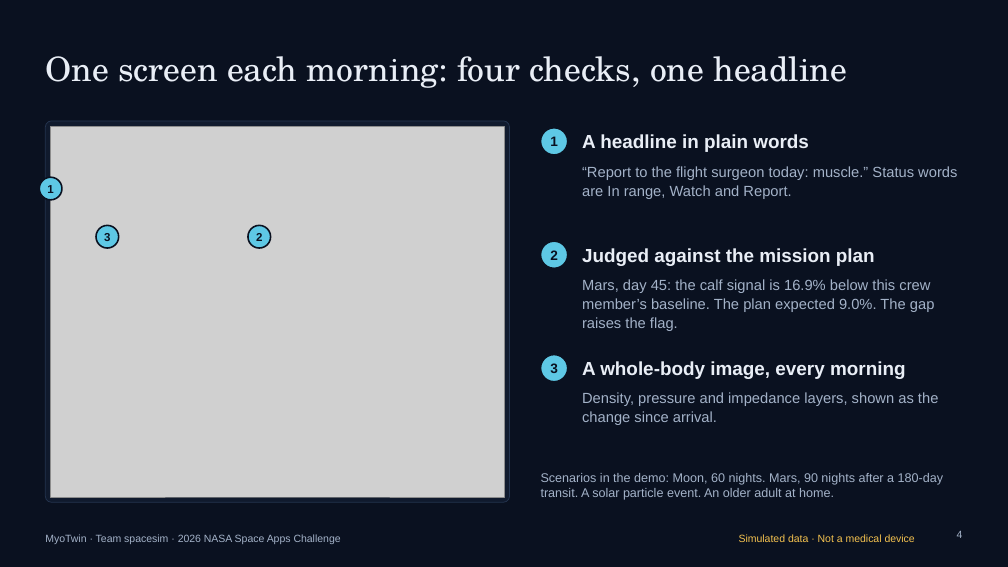
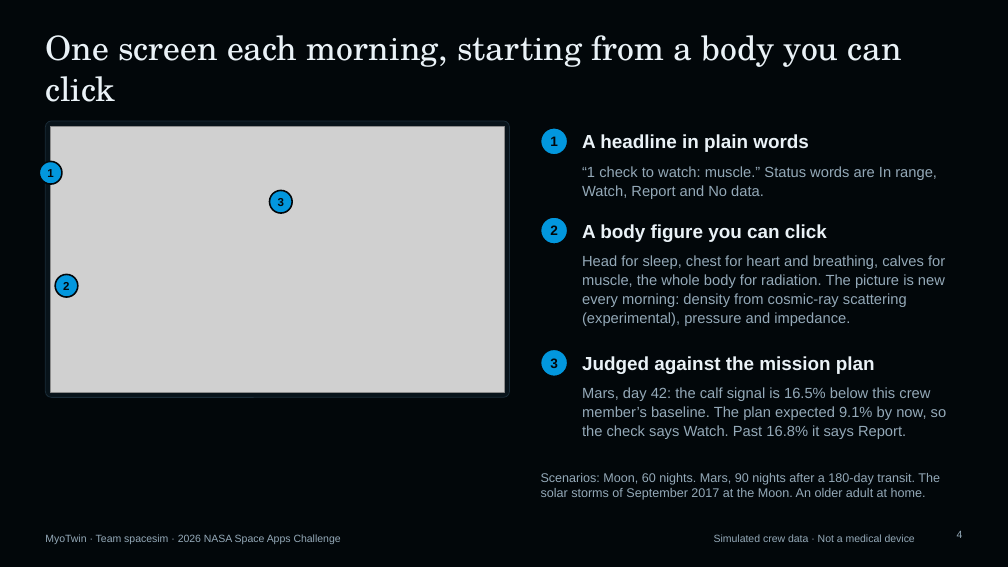
Before and after one commit to KAODB/myotwin, a slide deck: slide 4 of demo/slides/MyoTwin-demo.pptx. Drawn at 1008x567 pixels with LibreOffice and Linux fonts; fonts in the diff are those of the drawing; grey boxes stand for pictures. Boxes give left, top, right and bottom in pixels: in the first picture for what was removed or moved away, otherwise in the second. Text is boxed around its words. In the diff, an @@ line names an element or a change of style, - is before the commit and + after.

```diff
--- a/demo/slides/MyoTwin-demo.pptx
+++ b/demo/slides/MyoTwin-demo.pptx
@@ background #0A1120 to #02070A @@
@@ title at [45, 35, 902, 102]: text changed; text colour #E9EEF6 to #EAF2F7 @@
-One screen each morning: four checks, one headline
+One screen each morning, starting from a body you can click
@@ rounded rectangle: place and size @@
-rounded rectangle at [45, 121, 510, 502]
+rounded rectangle at [45, 121, 510, 398]
@@ rounded rectangle at [45, 121, 510, 398]: fill #101A2D to #08131A; outline #24344F 0.75 pt to #1A2C38 0.75 pt; proportions changed @@
@@ picture: place and size @@
-picture at [51, 126, 504, 497]
+picture at [51, 126, 504, 392]
@@ text "A headline in plain words" at [582, 134, 809, 152]: text colour #E9EEF6 to #EAF2F7 @@
@@ ellipse "1": place and size @@
-ellipse "1" at [39, 177, 62, 200]
+ellipse "1" at [39, 162, 62, 185]
@@ text at [582, 166, 937, 199]: text changed; text colour #A3B2C8 to #94A9B8 @@
-“Report to the flight surgeon today: muscle.” Status words are In range, Watch and Report.
+“1 check to watch: muscle.” Status words are In range, Watch, Report and No data.
@@ ellipse "3": place and size @@
-ellipse "3" at [96, 225, 119, 248]
+ellipse "3" at [269, 191, 292, 213]
@@ ellipse "2": place and size @@
-ellipse "2" at [541, 241, 568, 268]
+ellipse "2" at [541, 217, 568, 244]
@@ text added at [582, 224, 827, 242], 18 pt, text #EAF2F7, bold @@
+A body figure you can click
@@ text at [582, 255, 945, 326]: text changed; text colour #A3B2C8 to #94A9B8 @@
-Mars, day 45: the calf signal is 16.9% below this crew member’s baseline. The plan expected 9.0%. The gap raises the flag.
+Head for sleep, chest for heart and breathing, calves for muscle, the whole body for radiation. The picture is new every morning: density from cosmic-ray scattering (experimental), pressure and impedance.
@@ text colour #0A1120 to #02070A; fill #5EC8E5 to #0297DE; outline #0A1120 1.5 pt to #02070A 1.5 pt in 6 elements at [541, 128, 568, 155], [541, 349, 568, 377], [39, 162, 62, 185], [541, 217, 568, 244], [269, 191, 292, 213], [55, 274, 78, 297] @@
@@ ellipse "2": place and size @@
-ellipse "2" at [248, 225, 271, 248]
+ellipse "2" at [55, 274, 78, 297]
@@ ellipse "3": place and size @@
-ellipse "3" at [541, 355, 568, 382]
+ellipse "3" at [541, 349, 568, 377]
@@ text "Judged against the mission plan" at [582, 356, 875, 374]: text colour #E9EEF6 to #EAF2F7 @@
@@ text "Judged against the mission plan": place and size @@
-text "Judged against the mission plan" at [582, 248, 875, 266]
+text "Judged against the mission plan" at [582, 356, 875, 374]
@@ text at [582, 387, 947, 439]: text changed; text colour #A3B2C8 to #94A9B8 @@
-Density, pressure and impedance layers, shown as the change since arrival.
+Mars, day 42: the calf signal is 16.5% below this crew member’s baseline. The plan expected 9.1% by now, so the check says Watch. Past 16.8% it says Report.
@@ text removed at [582, 361, 906, 379] @@
-A whole-body image, every morning
@@ text at [541, 473, 940, 500]: text changed; text colour #A3B2C8 to #94A9B8 @@
-Scenarios in the demo: Moon, 60 nights. Mars, 90 nights after a 180-day transit. A solar particle event. An older adult at home.
+Scenarios: Moon, 60 nights. Mars, 90 nights after a 180-day transit. The solar storms of September 2017 at the Moon. An older adult at home.
@@ text "MyoTwin · Team spacesim · ..." at [45, 534, 341, 544]: text colour #A3B2C8 to #94A9B8 @@
@@ text at [714, 534, 915, 542]: text changed; text colour #F3C14F to #94A9B8 @@
-Simulated data · Not a medical device
+Simulated crew data · Not a medical device
@@ page number at [957, 531, 963, 538]: text colour #A3B2C8 to #94A9B8 @@
```
Also in this commit, not shown: 4 other slides changed, 2 slides added, 2 slides removed, 11 other files.
